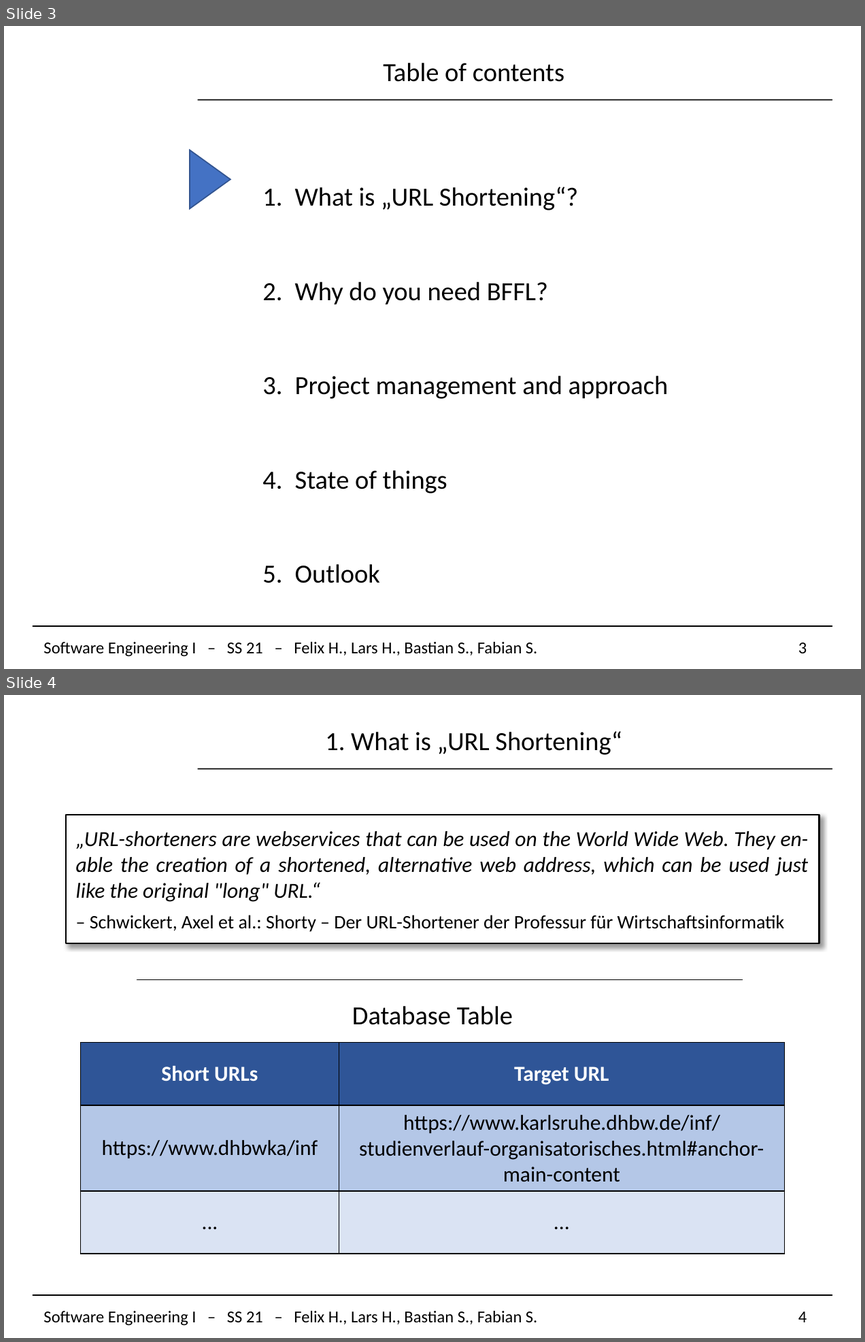
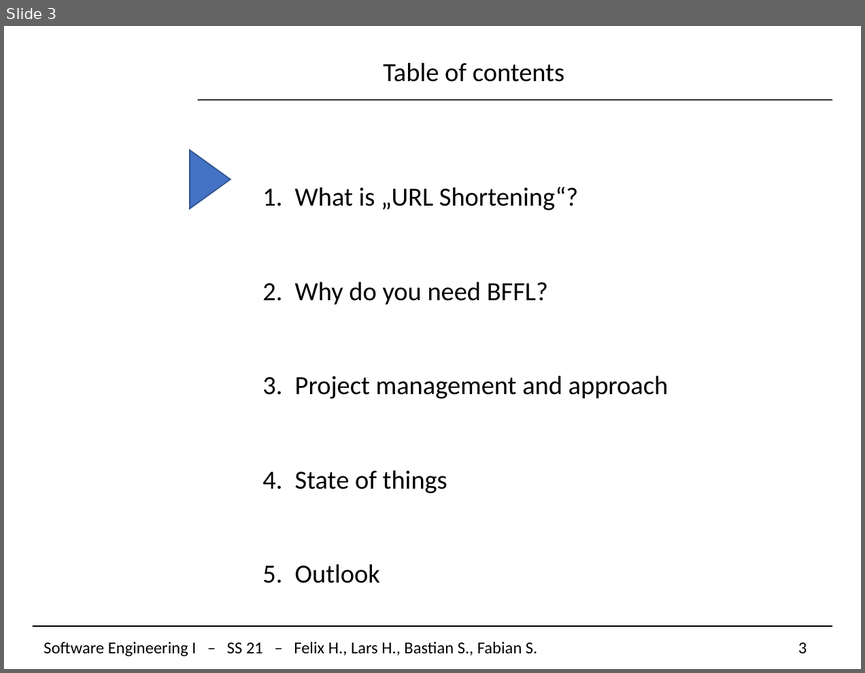
Before and after one commit to Krayaty/bffl, a slide deck: Documentation/Final/Final_PPt_BFFL.pptx. Shown one above the other, each under a label of ours: slides 3 and 4 before the commit, slide 3 after it. The pictures are 865x1342 and 865x673 pixels, drawn with LibreOffice and Linux fonts; fonts in the diff are those of the drawing; background and template pictures are left out. Boxes give left, top, right and bottom in pixels: in the first picture for what was removed or moved away, otherwise in the second. Text is boxed around its words. In the diff, an @@ line names an element or a change of style, - is before the commit and + after.

```diff
--- a/Documentation/Final/Final_PPt_BFFL.pptx
+++ b/Documentation/Final/Final_PPt_BFFL.pptx
@@ slide 4 removed at (4, 695, 861, 1338), background #FFFFFF; not listed: 3 template elements that a slide beside it also shows @@
@@ text removed at (325, 731, 622, 755) @@
-1. What is „URL Shortening“
@@ rectangle removed at (66, 815, 819, 943) @@
-„URL-shorteners are webservices that can be used on the World Wide Web. They en-able the creation of a shortened, alternative web address, which can be used just like the original "long" URL.“
-– Schwickert, Axel et al.: Shorty – Der URL-Shortener der Professur für Wirtschaftsinformatik
@@ line removed from (137, 979) to (742, 979) @@
@@ text removed at (352, 1006, 513, 1025) @@
-Database Table
@@ table removed at (80, 1042, 784, 1249), 3 rows, 2 columns @@
-Short URLs | Target URL
-https://www.dhbwka/inf | https://www.karlsruhe.dhbw.de/inf/studienverlauf-organisatorisches.html#anchor-main-content
-... | ...
@@ page number removed at (798, 1311, 806, 1322) @@
-4
```
Also in this commit, not shown: 1 slide changed, 2 slides added, 2 other files.
